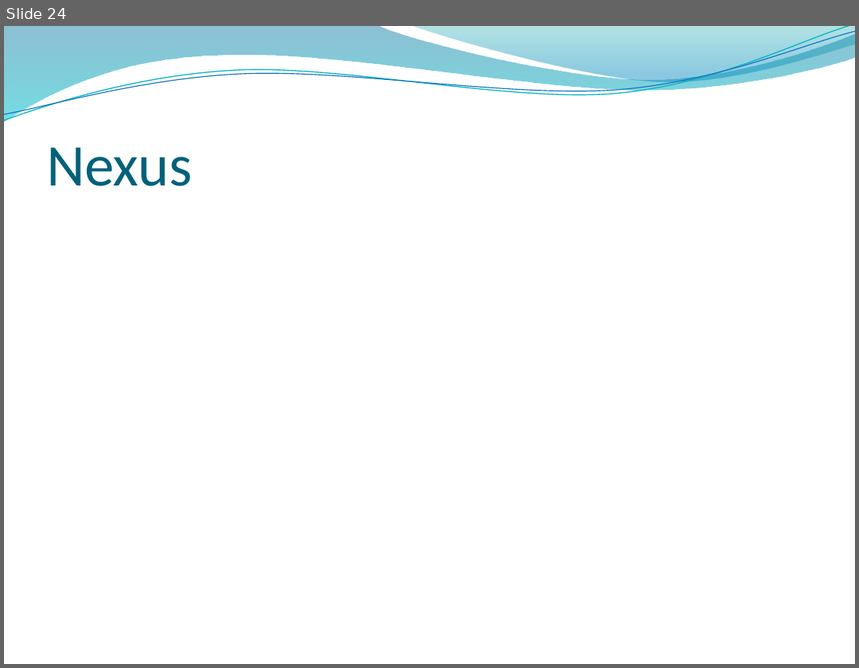
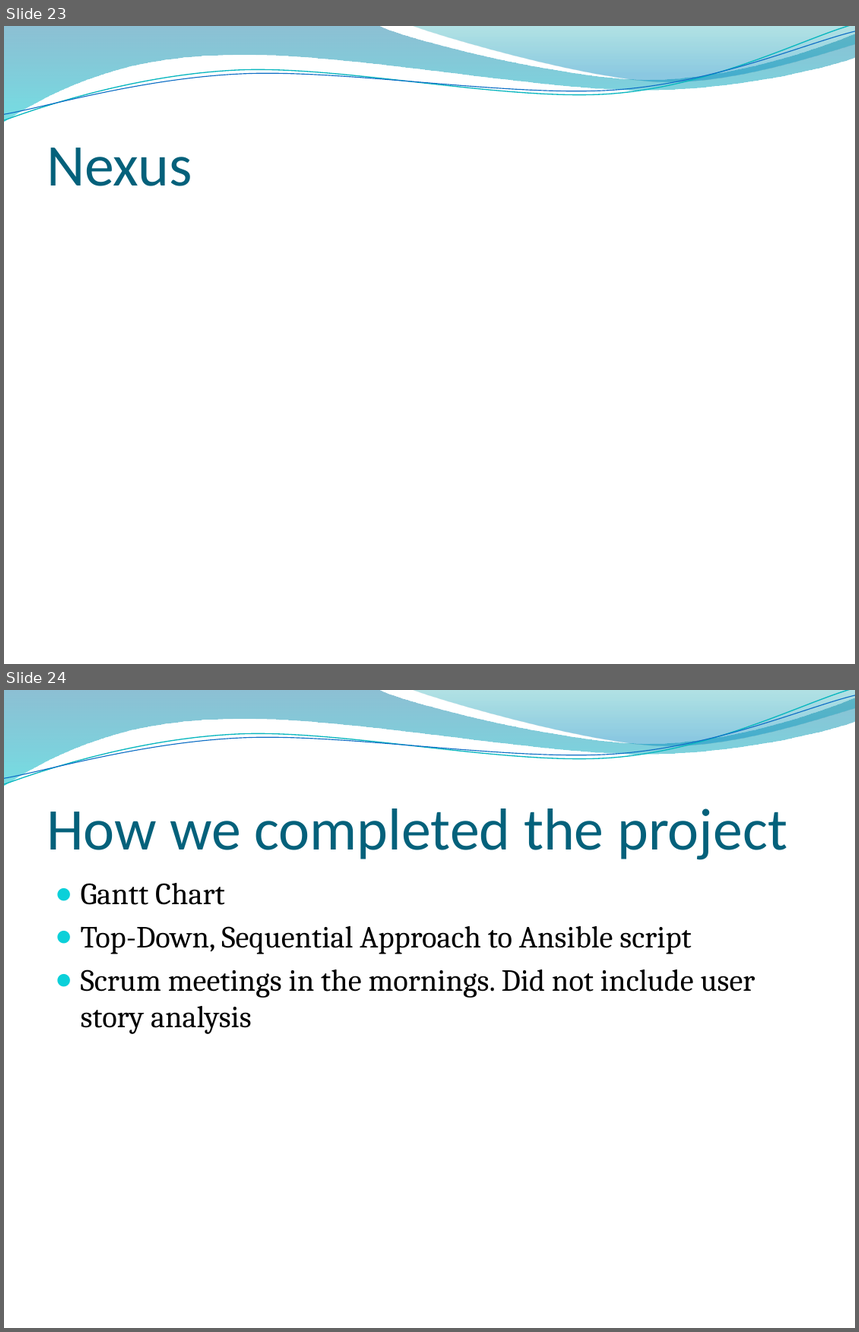
Before and after one commit to Brad94/Team2CIProject, a slide deck: Presentation.pptx. Shown one above the other, each under a label of ours: slide 24 before the commit, slides 23 and 24 after it. The pictures are 859x668 and 859x1332 pixels, drawn with LibreOffice and Linux fonts; fonts in the diff are those of the drawing; background and template pictures are left out. Boxes give left, top, right and bottom in pixels: in the first picture for what was removed or moved away, otherwise in the second. Text is boxed around its words. In the diff, an @@ line names an element or a change of style, - is before the commit and + after.

```diff
--- a/Presentation.pptx
+++ b/Presentation.pptx
@@ slide 24 added at box(4, 690, 855, 1328), background picture (left out); not listed: 4 template elements that a slide beside it also shows @@
@@ title added at box(47, 809, 788, 860), 50 pt, text #04617B @@
+How we completed the project
@@ text added at box(81, 883, 756, 1034), 26 pt, text #000000 @@
+● Gantt Chart
+● Top-Down, Sequential Approach to Ansible script
+● Scrum meetings in the mornings. Did not include user story analysis
@@ what was slide 24 is now slide 23 @@
```
Also in this commit, not shown: 10 slides changed, 6 other slides added.
